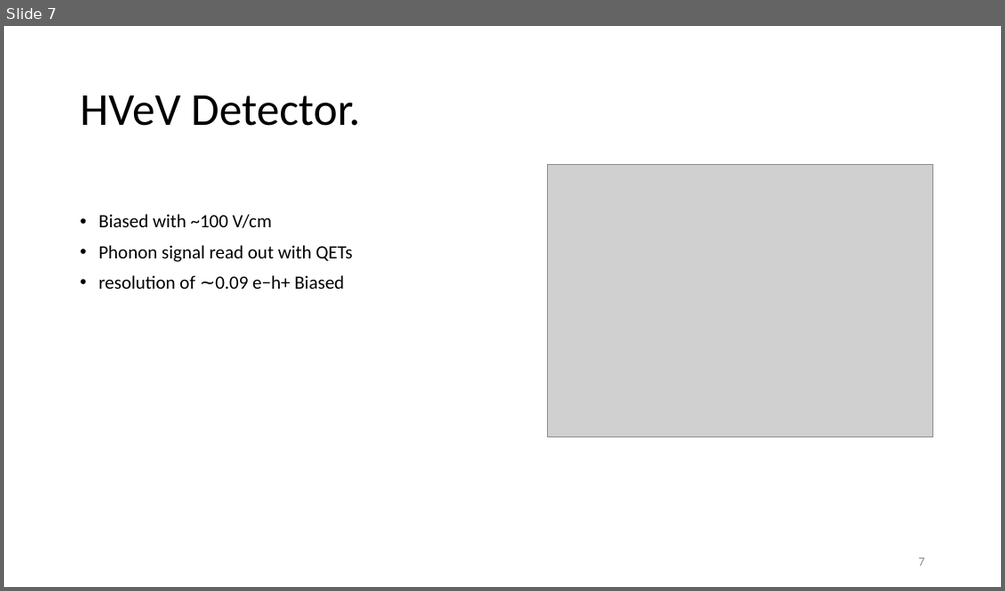
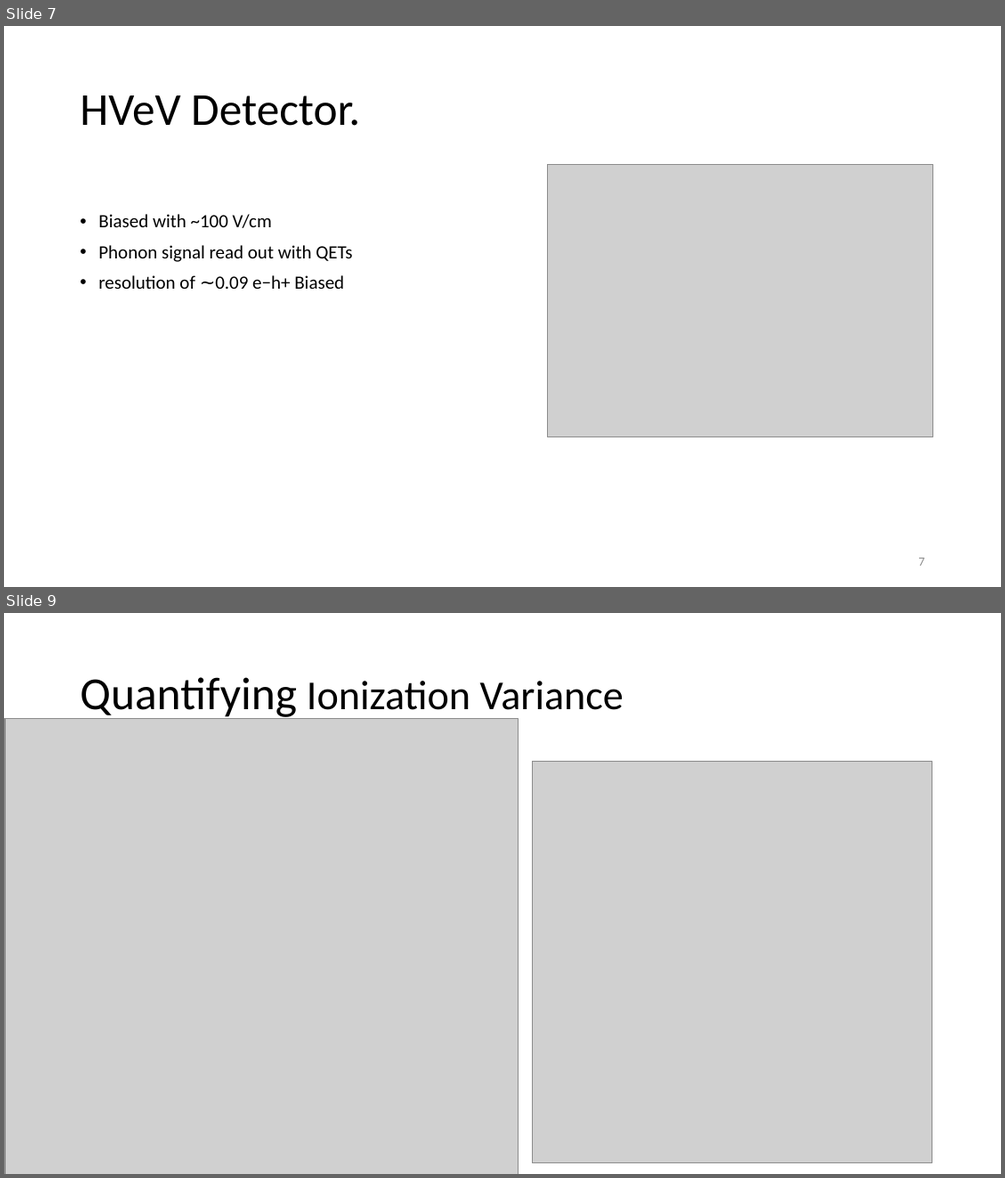
Before and after one commit to villaa/nrFano_Constraint, a slide deck: Mitch_Hawaii_talk. .pptx. Shown one above the other, each under a label of ours: slide 7 before the commit, slides 7 and 9 after it; the slides between them are not shown. The pictures are 1005x591 and 1005x1178 pixels, drawn with LibreOffice and Linux fonts; fonts in the diff are those of the drawing; grey boxes stand for pictures. Boxes give left, top, right and bottom in pixels: in the first picture for what was removed or moved away, otherwise in the second. Text is boxed around its words. In the diff, an @@ line names an element or a change of style, - is before the commit and + after.

```diff
--- a/Mitch_Hawaii_talk. .pptx
+++ b/Mitch_Hawaii_talk. .pptx
@@ slide 9 added at (x1=4, y1=613, x2=1001, y2=1174), background #FFFFFF @@
@@ title added at (x1=80, y1=677, x2=623, y2=720), 39.6 pt, text #000000 @@
+Quantifying Ionization Variance
@@ picture added at (x1=5, y1=718, x2=517, y2=1174) @@
@@ picture added at (x1=6, y1=718, x2=518, y2=1174) @@
@@ picture added at (x1=532, y1=761, x2=933, y2=1163) @@
```
Also in this commit, not shown: 2 slides changed, 2 other slides added, 6 slides removed, 4 other files.
